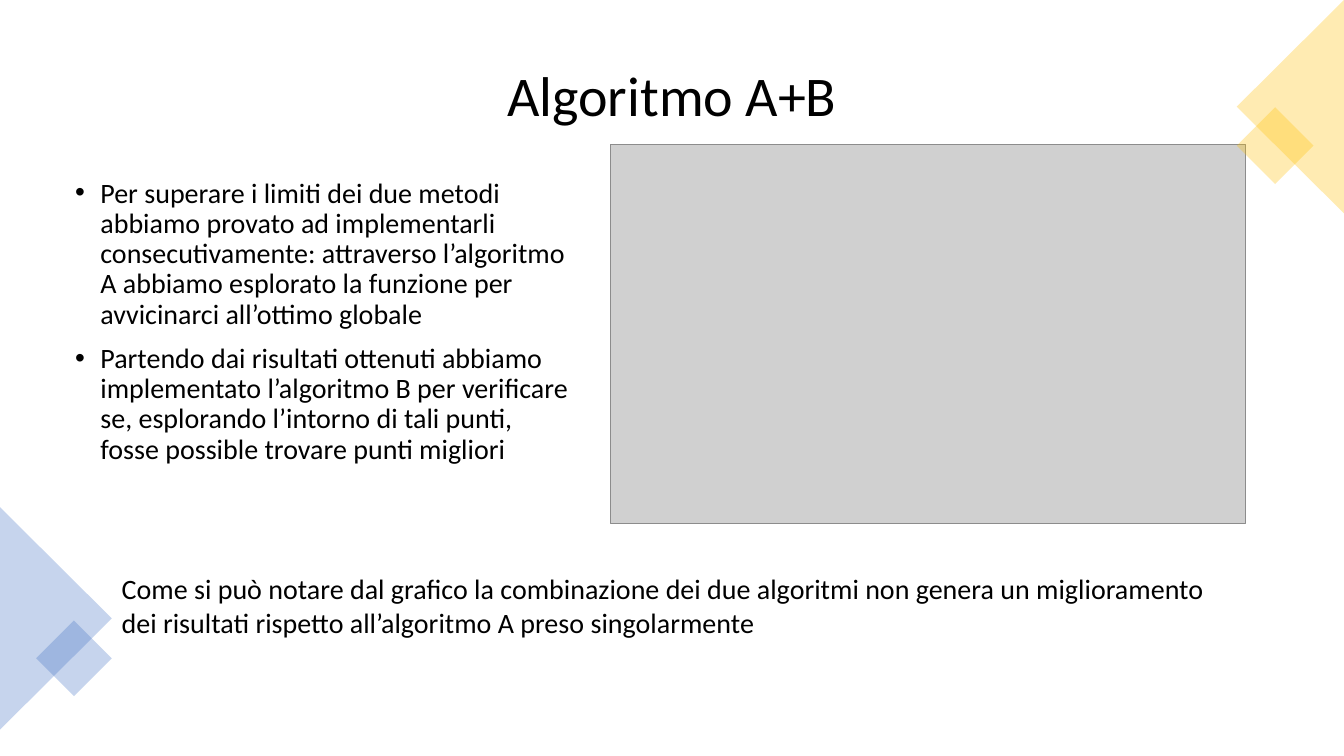
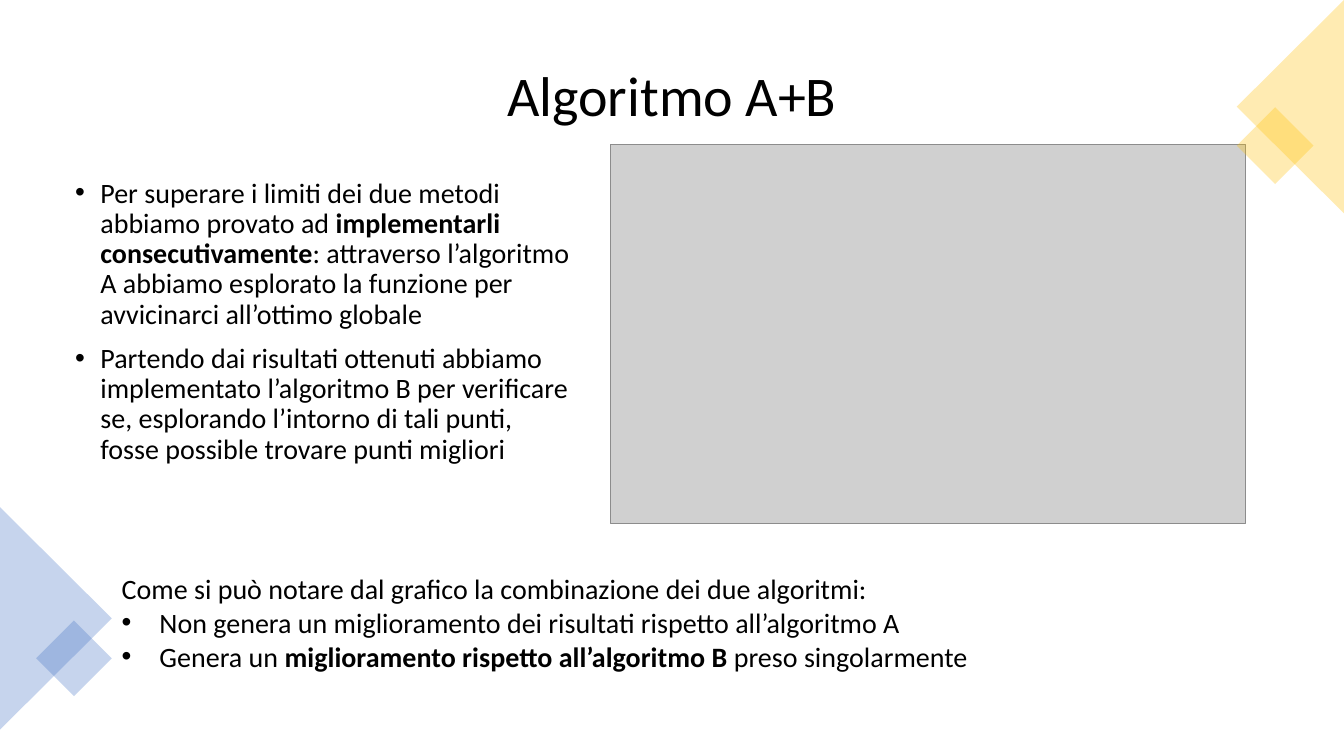
Before and after one commit to af20/mds_decision_making, a slide deck: slide 9 of R/Decision Making slides.pptx. Drawn at 1344x756 pixels with LibreOffice and Linux fonts; fonts in the diff are those of the drawing; grey boxes stand for pictures. Boxes give left, top, right and bottom in pixels: in the first picture for what was removed or moved away, otherwise in the second. Text is boxed around its words. In the diff, an @@ line names an element or a change of style, - is before the commit and + after.

```diff
--- a/R/Decision Making slides.pptx
+++ b/R/Decision Making slides.pptx
@@ text at [100,183,569,329]: bold on in "implementarli consecutivamente:" @@
@@ text at [122,579,967,672]: text changed @@
-Come si può notare dal grafico la combinazione dei due algoritmi non genera un miglioramento dei risultati rispetto all’algoritmo A preso singolarmente
+Come si può notare dal grafico la combinazione dei due algoritmi:
+• Non genera un miglioramento dei risultati rispetto all’algoritmo A
+• Genera un miglioramento rispetto all’algoritmo B preso singolarmente
```
Also in this commit, not shown: 6 other slides changed.
